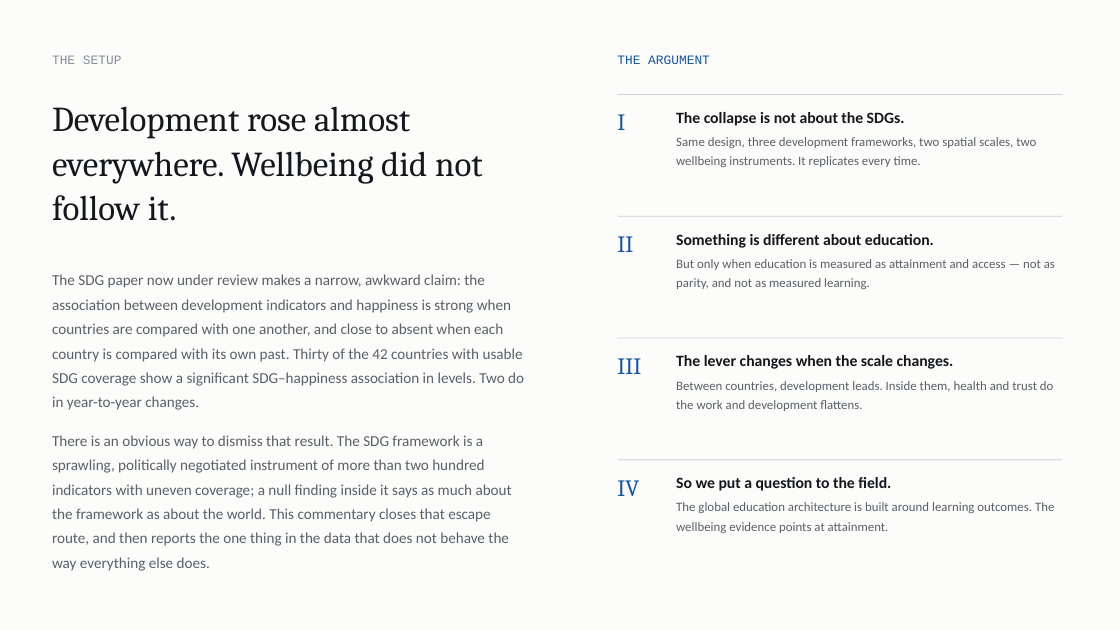
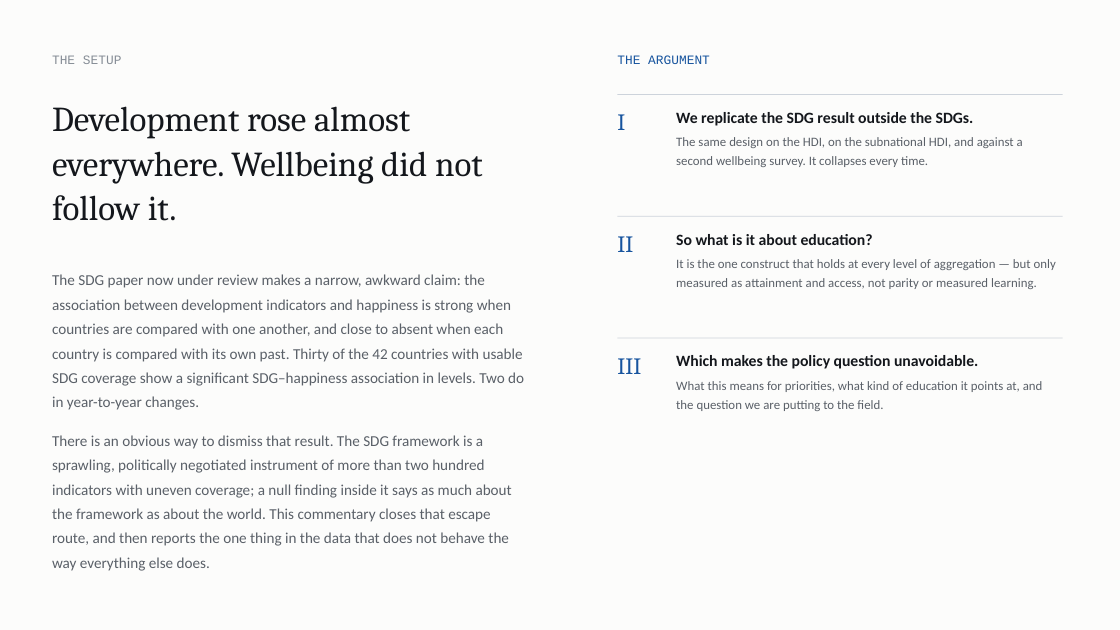
Before and after one commit to cwejnert/HDI-Happiness, a slide deck: slide 2 of deck/The_Education_Exception.pptx. Drawn at 1120x630 pixels with LibreOffice and Linux fonts; fonts in the diff are those of the drawing. Boxes give left, top, right and bottom in pixels: in the first picture for what was removed or moved away, otherwise in the second. Text is boxed around its words. In the diff, an @@ line names an element or a change of style, - is before the commit and + after.

```diff
--- a/deck/The_Education_Exception.pptx
+++ b/deck/The_Education_Exception.pptx
@@ text at (676,112,1023,167): text changed @@
-The collapse is not about the SDGs.
-Same design, three development frameworks, two spatial scales, two wellbeing instruments. It replicates every time.
+We replicate the SDG result outside the SDGs.
+The same design on the HDI, on the subnational HDI, and against a second wellbeing survey. It collapses every time.
@@ text at (676,234,1056,289): text changed @@
-Something is different about education.
-But only when education is measured as attainment and access — not as parity, and not as measured learning.
+So what is it about education?
+It is the one construct that holds at every level of aggregation — but only measured as attainment and access, not parity or measured learning.
@@ text at (676,355,1043,411): text changed @@
-The lever changes when the scale changes.
-Between countries, development leads. Inside them, health and trust do the work and development flattens.
+Which makes the policy question unavoidable.
+What this means for priorities, what kind of education it points at, and the question we are putting to the field.
@@ rectangle removed at (618,460,1063,460) @@
@@ text removed at (676,477,1054,533) @@
-So we put a question to the field.
-The global education architecture is built around learning outcomes. The wellbeing evidence points at attainment.
@@ text removed at (617,480,639,496) @@
-IV
```
Also in this commit, not shown: 13 other slides changed, 3 slides removed, 4 other files.
